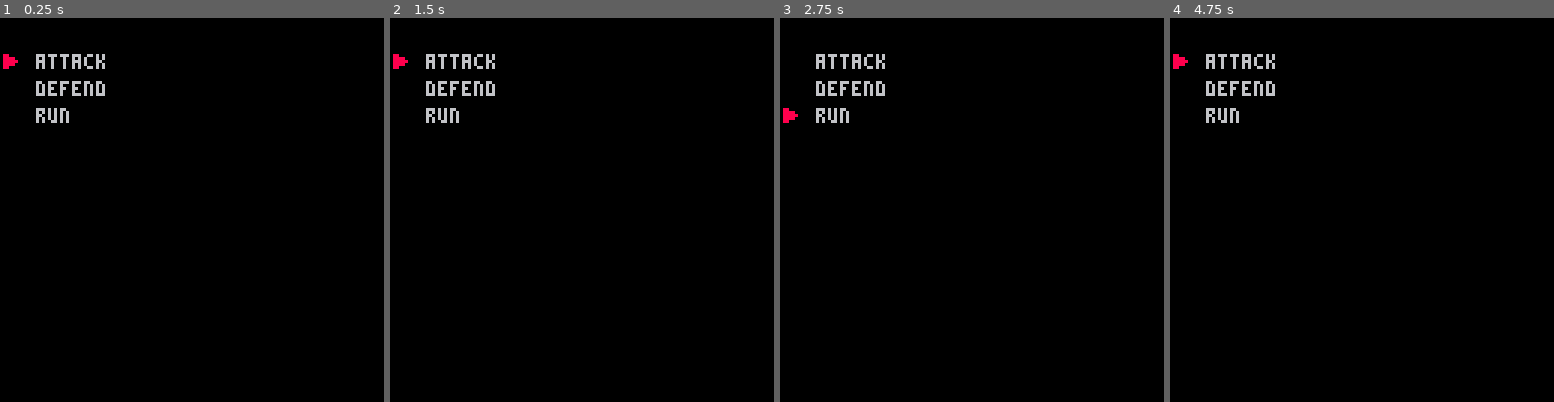
Above: before the commit, frames 1-4 (left to right).
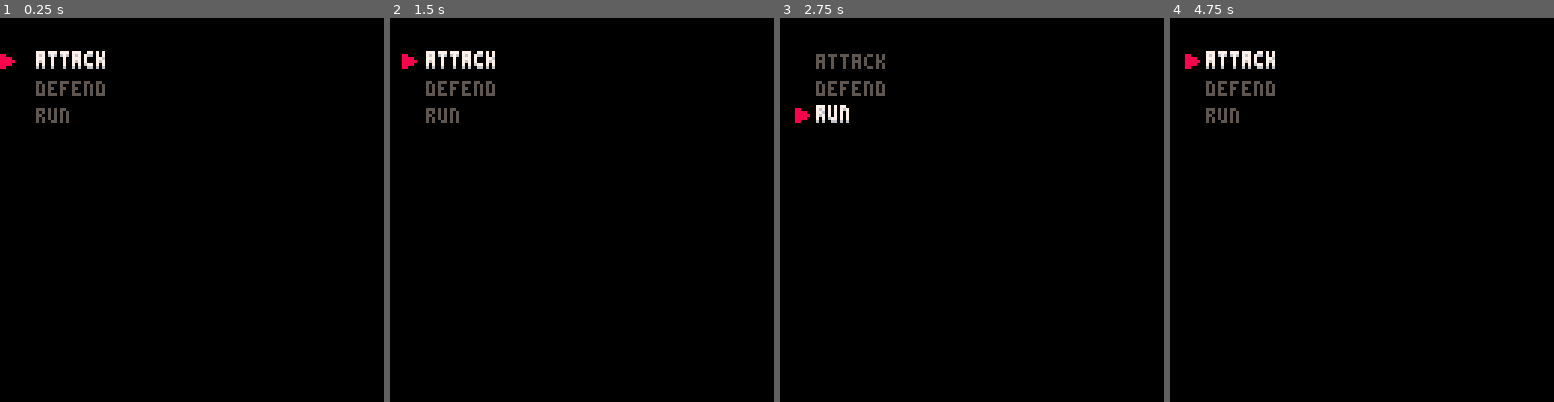
Above: after the commit, the same moments.

Repository: ItsSeaJay/cattle
Game: PICO-8 cartridge cattle.p8
Same seed, same stepped clock (60 frames per second), same inputs: the game is played once before the commit and once after it.
Inputs:
- Up to frame 1 (0.25 s): no input
- Up to frame 2 (1.5 s): no input
- Up to frame 3 (2.75 s): hold Up 2.15-2.42 s
- Up to frame 4 (4.75 s): hold Down 3.63-3.97 s; hold Up from 4.73 s (still down)

The runs differ from the first frame. In frame 1, 1.0% of the frame differs, in the area x 0-28%, y 8-28%; in frame 2, 1.0%; in frame 3, 1.1%, in the area x 0-28%, y 9-28%; in frame 4, 1.1%.

Commit message:
Made the selected text stand out more

Diff:
--- a/cattle.p8
+++ b/cattle.p8
@@ -4,6 +4,8 @@
 
 turn = 1
 text_height = 5
+margin = 12
+padding = 4
 options = {
   {
     name = "attack",
@@ -25,7 +27,14 @@
   }
 }
 cursor = {
-  selection = 1
+  selection = 1,
+  draw = function ()
+    local offset = wave() * 3 + 3
+    local location = (cursor.selection * (text_height + padding)) - (text_height + padding)
+
+    -- show the cursor based on the current selection
+    spr(1, offset, margin + location)
+  end
 }
 width = 128
 height = width
@@ -57,21 +66,30 @@
 function _draw()
   cls()
 
-  -- how far from the edge of the screen the text is
-  local margin = 12
-  -- how far apart the text should be from the next item in the list
-  local padding = 4
-
-  -- show the cursor based on the current selection
-  spr(1, 1, margin + (cursor.selection * (text_height + padding)) - (text_height + padding))
+  cursor.draw()
 
   -- output a list of options for the player
   for key, option in pairs(options) do
     -- the y location of this item in the list
     local location = (key * (text_height + padding)) - (text_height + padding)
+    local colour = 5 -- dark gray
 
-    print(option.name, margin, location + margin)
+    -- display the text differently if it's been selected
+    if key == cursor.selection then
+      -- highlight that option using position, colour and a shadow
+      print(option.name, margin, location + margin, 6)
+      colour = 7 -- white
+      location = location - 1
+    end
+
+    print(option.name, margin, location + margin, colour)
   end
+end
+
+-->8
+
+function wave()
+  return sin(time())
 end
 __gfx__
 00000000880000000000000000000000000000000000000000000000000000000000000000000000000000000000000000000000000000000000000000000000
